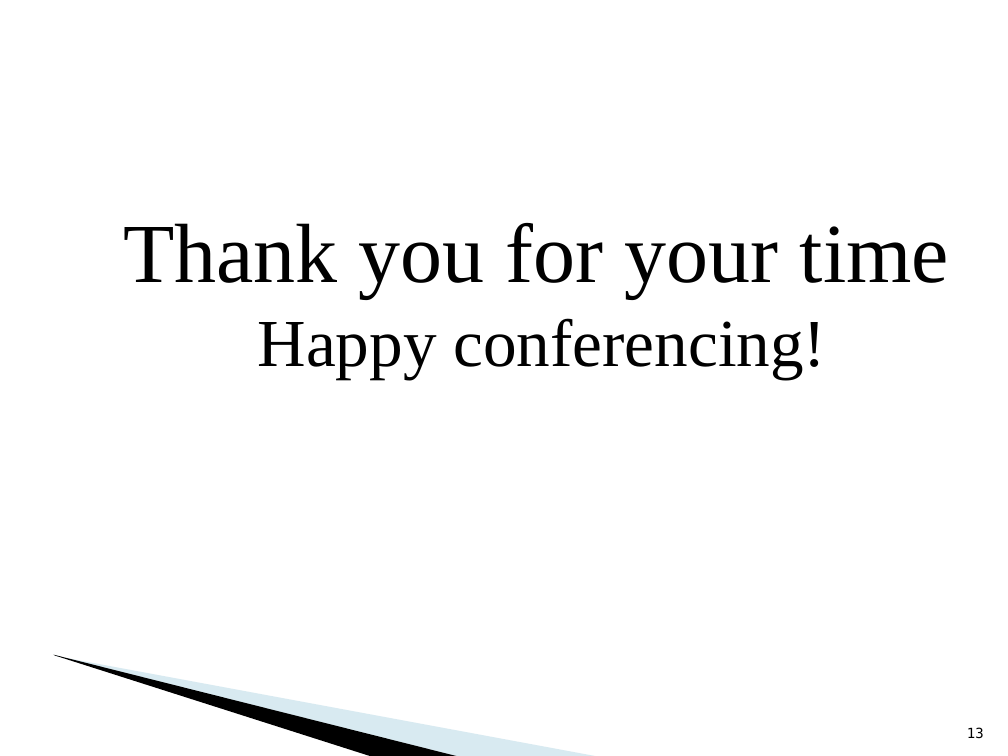
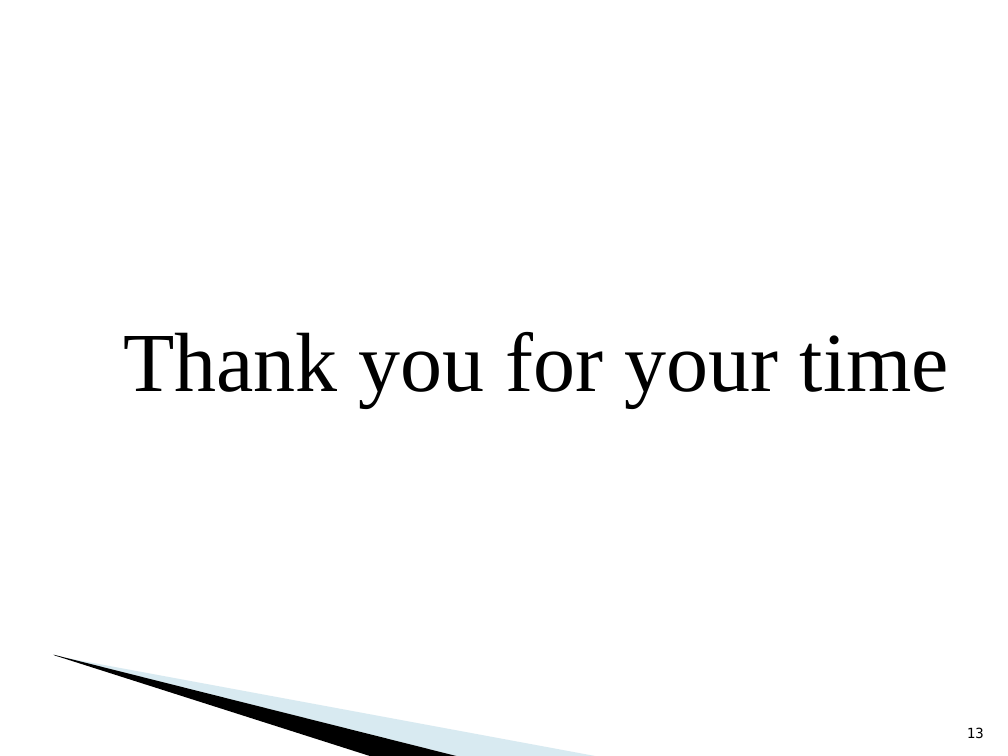
Before and after one commit to gvsurenderreddy/remote-desktop, a slide deck: slide 13 of Project/MViewer/Documentation/DARIE MIHAI - Presentation.ppt. Drawn at 1008x756 pixels with LibreOffice and Linux fonts; fonts in the diff are those of the drawing; background and template pictures are left out. Boxes give left, top, right and bottom in pixels: in the first picture for what was removed or moved away, otherwise in the second. Text is boxed around its words. In the diff, an @@ line names an element or a change of style, - is before the commit and + after.

```diff
--- a/Project/MViewer/Documentation/DARIE MIHAI - Presentation.ppt
+++ b/Project/MViewer/Documentation/DARIE MIHAI - Presentation.ppt
@@ text "Thank you for your time": place and size @@
-text "Thank you for your time" at [123, 223, 949, 378]
+text "Thank you for your time" at [123, 332, 949, 407]
@@ text at [258, 318, 826, 378]: paragraph removed @@
-Happy conferencing!
```
